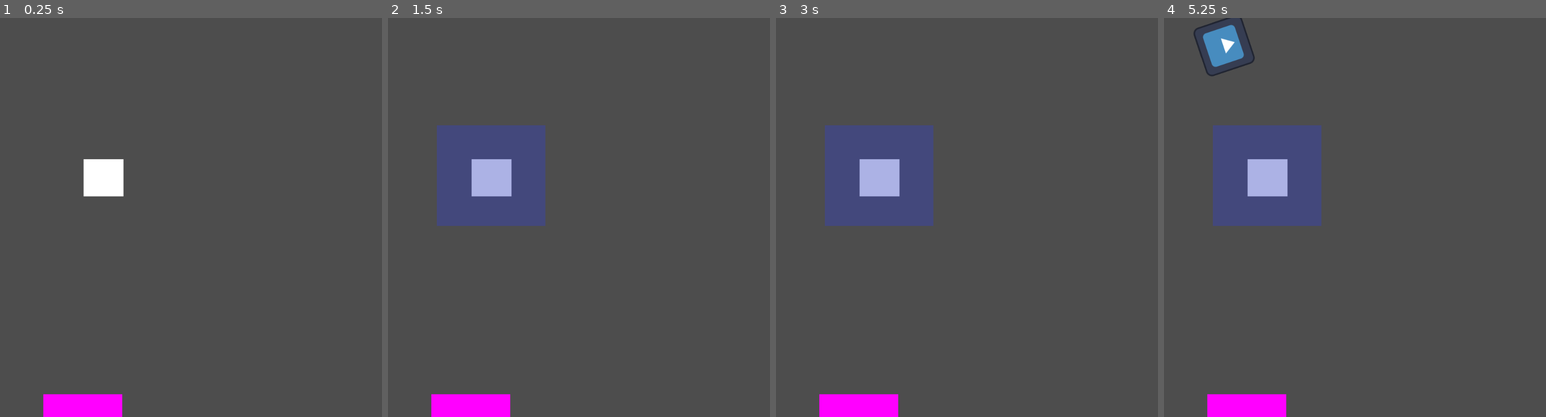
Above: before the commit, frames 1-4 (left to right).
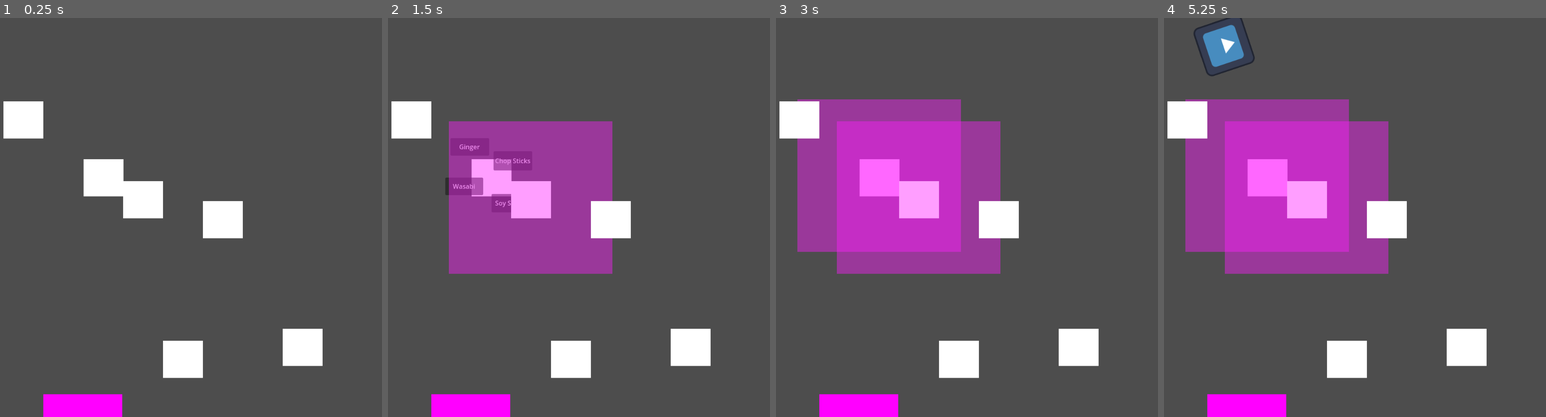
Above: after the commit, the same moments.

Repository: john9francis/sushi-attack
Game: Godot game, scene res://scripts/main.tscn
The game is run twice, just before and just after one commit, with the same random seed, the same clock (stepped at 60 frames per second) and the same inputs. The engine's default icon, where the game draws it, is replaced by a stand-in: a white triangle on a blue panel in a dark square.
Inputs (mouse positions are in pixels of both pictures, inside the frame that each line leads up to):
- Up to frame 1 (0.25 s): no input
- Up to frame 2 (1.5 s): tap Enter at 0.5 s; move the mouse to (494, 177) at 0.52 s; press the mouse at (494, 177) at 0.53 s; release the mouse at (494, 177) at 1.25 s; click "Chop Sticks" at 1.25 s
- Up to frame 3 (3 s): click (898, 201) at 2 s, where only the run after the commit has a clickable "Soy Sauce"; click (856, 145) at 2.75 s, where only the run after the commit has a clickable "Ginger"
- Up to frame 4 (5.25 s): tap Space at 3.5, 5 s; move the mouse to (1267, 237) at 3.52 s; click (1267, 237) at 3.6 s; tap Enter at 4.25 s; move the mouse to (1385, 129) at 4.27 s; press the mouse at (1385, 129) at 4.28 s; move the mouse to (1328, 297) at 5.02 s; release the mouse at (1328, 297) at 5.03 s; click (1328, 297) at 5.1 s

The runs differ from the first frame. In frame 1, 4.9% of the frame differs, in the area x 0-85%, y 20-91%; in frame 2, 21%; in frame 3, 25%; in frame 4, 25%.

Commit message:
tower shoots well, but doesn't damage enemy yet.

Diff:
--- a/Tracker.gd
+++ b/Tracker.gd
@@ -15,7 +15,6 @@
 func _process(delta):
 	if areaExists:
 		currentPosition = areaToTrack.global_position
-		print(currentPosition)
 
 
 func set_area(area):
--- a/scripts/level.gd
+++ b/scripts/level.gd
@@ -18,7 +18,7 @@
 	$EnemySpawnTimer.start()
 	print("Started")
 
-	#set_up_towers()
+	set_up_towers()
 
 
 # Called every frame. 'delta' is the elapsed time since the previous frame.
